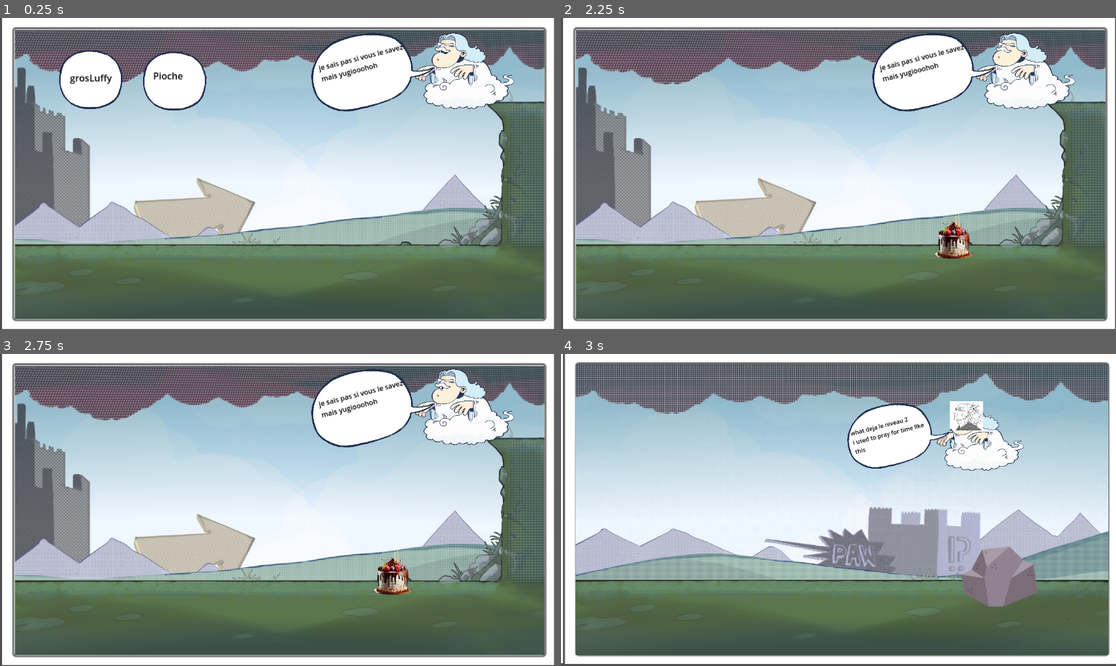
Above: before the commit, frames 1-4 (two rows, left to right).
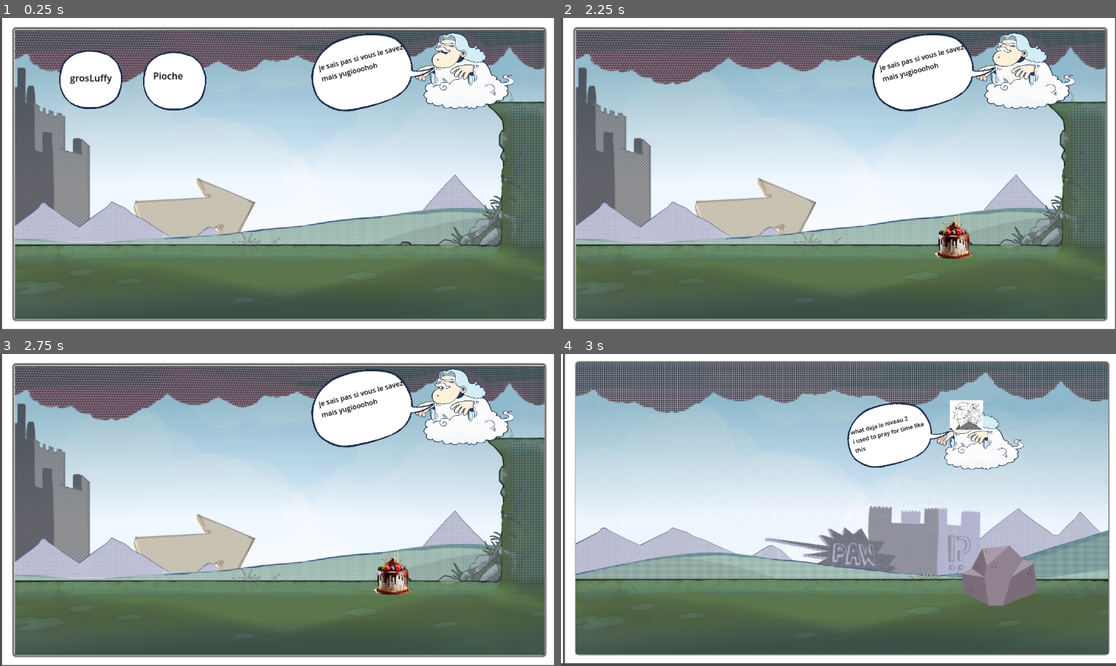
Above: after the commit, the same moments.

Repository: Iniang45/jam
Game: Godot game, scene res://Scenes/Main/main.tscn
The game is run twice, just before and just after one commit, with the same random seed, the same clock (stepped at 60 frames per second) and the same inputs.
Inputs (mouse positions are in pixels of both pictures, inside the frame that each line leads up to):
- Up to frame 1 (0.25 s): no input
- Up to frame 2 (2.25 s): click "Pioche" at 0.5 s; click "grosLuffy" at 1.25 s; tap Enter at 2 s; move the mouse to (960, 158) at 2.02 s; hold D (Right) from 2.03 s (still down); click (960, 158) at 2.1 s
- Up to frame 3 (2.75 s): keep holding D (Right); tap Space (Jump) at 2.27 s
- Up to frame 4 (3 s): tap Space (Jump) at 2.75 s; move the mouse to (727, 525) at 2.77 s; release D (Right) at 2.78 s; hold W (Down) from 2.78 s (still down); tap 2 (camera2) at 2.85 s

Frames 1-3 are identical in both runs. In frame 4, 12% of the frame differs, in the area x 0-100%, y 2-100%.
Error in both runs: Invalid assignment of property or key 'visible' with value of type 'bool' on a base object of type 'null instance'. (res://Scenes/Main/main.gd:25)

Commit message:
lolol

Diff:
--- a/Scenes/Main/main.gd
+++ b/Scenes/Main/main.gd
@@ -15,14 +15,14 @@
 func _process(delta: float) -> void:
 
 	if Input.is_action_just_pressed("use") and objetPorte == "Pioche":
-		$cadre/Player/Pioche/Sprite2D.play()
+		$Player/Pioche/Sprite2D.play()
 	if Input.is_action_just_pressed("camera2"):
 		$Camera2D.position.x = 1724
 		$Camera2D.position.y = 330
 func _on_pioche_bulle_pressed() -> void:
 	print("pioche")
 	$cadre/niveau1/piocheBulle.visible = false
-	$cadre/Player/Pioche.visible = true
+	$Player/Pioche.visible = true
 	objetPorte = "Pioche"
 
 
--- a/Scenes/Main/main.tscn
+++ b/Scenes/Main/main.tscn
@@ -15,6 +15,10 @@
 [ext_resource type="Texture2D" uid="uid://vgeytfumrjyd" path="res://Sprite/look_to_the_horizon.png" id="11_7gm2m"]
 [ext_resource type="Texture2D" uid="uid://c8yk5afks4th0" path="res://stones.png" id="12_mctcu"]
 [ext_resource type="AudioStream" uid="uid://dkfdq2w6n1mp" path="res://audio/MUSIQUE JAM.wav" id="15_vg3wu"]
+[ext_resource type="Texture2D" uid="uid://cfr6rnmkyj0ea" path="res://Sprite/Gros luffy map1.png" id="16_e1544"]
+[ext_resource type="Texture2D" uid="uid://fqvwwd70ppqb" path="res://Sprite/pilone.png" id="17_d2w1a"]
+[ext_resource type="Texture2D" uid="uid://csox5mtuwk5e8" path="res://porteFermee.png" id="18_pbd25"]
+[ext_resource type="Texture2D" uid="uid://c34355x36oww0" path="res://key (1).png" id="19_34don"]
 
 [sub_resource type="RectangleShape2D" id="RectangleShape2D_k2hvy"]
 size = Vector2(38, 155)
@@ -24,6 +28,16 @@
 
 [sub_resource type="CircleShape2D" id="CircleShape2D_jfy1v"]
 radius = 160.449
+
+[sub_resource type="RectangleShape2D" id="RectangleShape2D_wok0x"]
+size = Vector2(237.668, 593.235)
+
+[sub_resource type="RectangleShape2D" id="RectangleShape2D_0q7cg"]
+size = Vector2(71.7491, 117.745)
+
+[sub_resource type="CapsuleShape2D" id="CapsuleShape2D_jg6dv"]
+radius = 12.6226
+height = 45.1355
 
 [node name="main" type="Control"]
 layout_mode = 3
@@ -142,9 +156,8 @@
 [node name="niveau2" type="Control" parent="."]
 anchors_preset = 0
 offset_left = 1156.0
-offset_top = 2.0
 offset_right = 2302.0
-offset_bottom = 650.0
+offset_bottom = 648.0
 
 [node name="cadre" type="TextureRect" parent="niveau2"]
 layout_mode = 1
@@ -220,7 +233,7 @@
 shape = SubResource("CircleShape2D_jfy1v")
 
 [node name="Player" parent="." instance=ExtResource("8_ki5ua")]
-z_index = 2
+z_index = 4
 position = Vector2(80, 471)
 
 [node name="Pioche" parent="Player" instance=ExtResource("7_kj7fc")]
@@ -232,6 +245,139 @@
 
 [node name="BackgroundMusic" type="AudioStreamPlayer2D" parent="."]
 stream = ExtResource("15_vg3wu")
+
+[node name="niveau 3" type="Control" parent="."]
+layout_mode = 1
+anchor_left = 1.194
+anchor_top = 1.017
+anchor_right = 1.998
+anchor_bottom = 2.017
+offset_left = -0.488037
+offset_top = -0.0160522
+offset_right = 0.303711
+offset_bottom = -0.0161133
+
+[node name="cadre" type="TextureRect" parent="niveau 3"]
+layout_mode = 1
+anchors_preset = 15
+anchor_right = 1.0
+anchor_bottom = 1.0
+grow_horizontal = 2
+grow_vertical = 2
+texture = ExtResource("1_mnbm2")
+
+[node name="bg" type="TextureRect" parent="niveau 3/cadre"]
+layout_mode = 1
+anchors_preset = 15
+anchor_right = 1.0
+anchor_bottom = 1.0
+offset_left = 20.0
+offset_top = -7.0
+offset_right = 1470.0
+offset_bottom = 593.0
+grow_horizontal = 2
+grow_vertical = 2
+scale = Vector2(0.446, 0.51)
+texture = ExtResource("16_e1544")
+
+[node name="Area2D" type="Area2D" parent="niveau 3/cadre/bg"]
+position = Vector2(40.3587, 898.039)
+
+[node name="pilone" type="TextureRect" parent="niveau 3/cadre/bg/Area2D"]
+offset_left = 419.283
+offset_top = -549.02
+offset_right = 880.283
+offset_bottom = 43.9803
+scale = Vector2(-1, 1)
+texture = ExtResource("17_d2w1a")
+
+[node name="CollisionShape2D" type="CollisionShape2D" parent="niveau 3/cadre/bg/Area2D"]
+position = Vector2(71.7493, -248.48)
+shape = SubResource("RectangleShape2D_wok0x")
+
+[node name="Area2D2" type="Area2D" parent="niveau 3/cadre/bg"]
+position = Vector2(31.3901, 331.373)
+
+[node name="porte" type="TextureRect" parent="niveau 3/cadre/bg/Area2D2"]
+offset_left = -47.0853
+offset_top = -107.843
+offset_right = 39.9147
+offset_bottom = 32.1568
+texture = ExtResource("18_pbd25")
+
+[node name="CollisionShape2D" type="CollisionShape2D" parent="niveau 3/cadre/bg/Area2D2"]
+position = Vector2(-2.24219, -37.2064)
+shape = SubResource("RectangleShape2D_0q7cg")
+
+[node name="Area2D3" type="Area2D" parent="niveau 3/cadre/bg"]
+position = Vector2(1062.78, 1017.65)
+
+[node name="clé" type="TextureRect" parent="niveau 3/cadre/bg/Area2D3"]
+offset_left = -26.9058
+offset_top = -23.5295
+offset_right = 211.094
+offset_bottom = 190.47
+scale = Vector2(0.2, 0.2)
+texture = ExtResource("19_34don")
+
+[node name="CollisionShape2D" type="CollisionShape2D" parent="niveau 3/cadre/bg/Area2D3"]
+position = Vector2(-4.4843, -1.96078)
+rotation = 0.560251
+shape = SubResource("CapsuleShape2D_jg6dv")
+
+[node name="niveau 4" type="Control" parent="."]
+layout_mode = 1
+anchor_top = 1.017
+anchor_right = 1.185
+anchor_bottom = 2.017
+offset_left = 6.0
+offset_top = -0.0160522
+offset_right = -0.120117
+offset_bottom = -0.0161133
+
+[node name="cadre" type="TextureRect" parent="niveau 4"]
+layout_mode = 1
+anchors_preset = 15
+anchor_right = 1.0
+anchor_bottom = 1.0
+grow_horizontal = 2
+grow_vertical = 2
+texture = ExtResource("1_mnbm2")
+
+[node name="niveau 5" type="Control" parent="."]
+layout_mode = 1
+anchor_top = 2.031
+anchor_right = 0.904
+anchor_bottom = 3.031
+offset_left = 7.0
+offset_top = -0.0881348
+offset_right = -0.408081
+offset_bottom = -0.0881348
+
+[node name="cadre" type="TextureRect" parent="niveau 5"]
+layout_mode = 1
+anchors_preset = 15
+anchor_right = 1.0
+anchor_bottom = 1.0
+grow_horizontal = 2
+grow_vertical = 2
+texture = ExtResource("1_mnbm2")
+
+[node name="niveau 6" type="Control" parent="."]
+anchors_preset = 0
+offset_left = 1051.0
+offset_top = 1317.0
+offset_right = 2302.0
+offset_bottom = 1965.0
+
+[node name="TextureRect" type="TextureRect" parent="niveau 6"]
+layout_mode = 1
+anchors_preset = 15
+anchor_right = 1.0
+anchor_bottom = 1.0
+grow_horizontal = 2
+grow_vertical = 2
+texture = ExtResource("1_mnbm2")
 
 [connection signal="textChanged" from="cadre/niveau1" to="." method="_on_niveau_1_text_changed"]
 [connection signal="pressed" from="cadre/niveau1/piocheBulle" to="." method="_on_pioche_bulle_pressed"]
Binary file added: Falaise.png
Not shown, added: Falaise.png.import
Not shown: 1 places in Scenes/Main/main.tscn that only renumber resources
